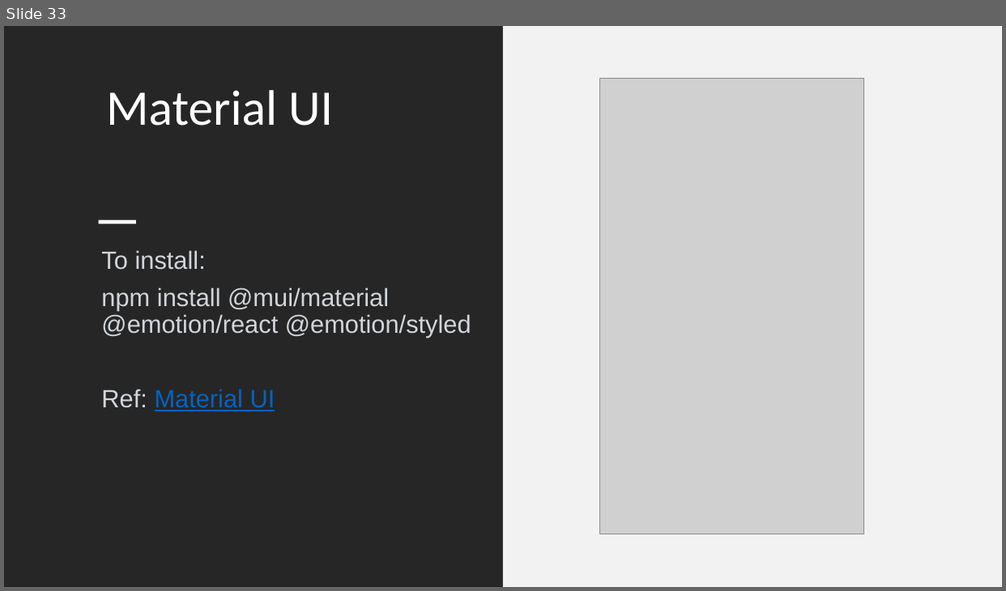
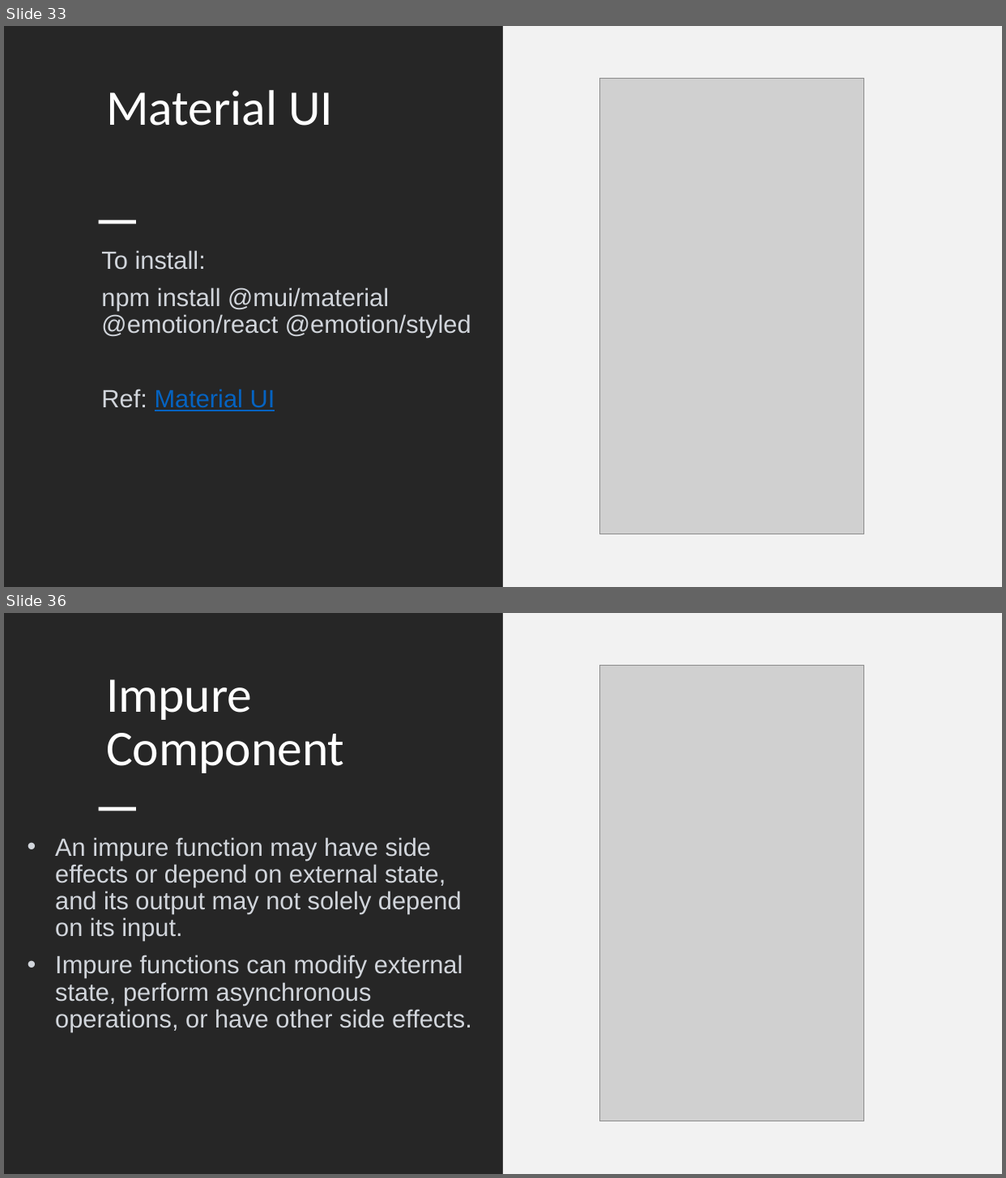
Before and after one commit to SivaPrasannaS/skg, a slide deck: react/study_materials/React.pptx. Shown one above the other, each under a label of ours: slide 33 before the commit, slides 33 and 36 after it; the slides between them are not shown. The pictures are 1006x591 and 1006x1178 pixels, drawn with LibreOffice and Linux fonts; fonts in the diff are those of the drawing; grey boxes stand for pictures. Boxes give left, top, right and bottom in pixels: in the first picture for what was removed or moved away, otherwise in the second. Text is boxed around its words. In the diff, an @@ line names an element or a change of style, - is before the commit and + after.

```diff
--- a/react/study_materials/React.pptx
+++ b/react/study_materials/React.pptx
@@ slide 36 added at (4,613,1002,1174), background #FFFFFF @@
@@ rectangle added at (4,613,503,1174), fill #262626 @@
@@ rectangle added at (503,613,1002,1174), fill #F2F2F2 @@
@@ title added at (106,679,345,773), 48 pt, text #FFFFFF @@
+Impure Component
@@ picture added at (600,666,865,1122) @@
@@ rectangle added at (98,807,136,811), fill #FFFFFF @@
@@ text added at (55,837,472,1033), 24 pt, text #D1D5DB @@
+• An impure function may have side effects or depend on external state, and its output may not solely depend on its input.
+• Impure functions can modify external state, perform asynchronous operations, or have other side effects.
```
Also in this commit, not shown: 9 other slides added, 7 other files.
